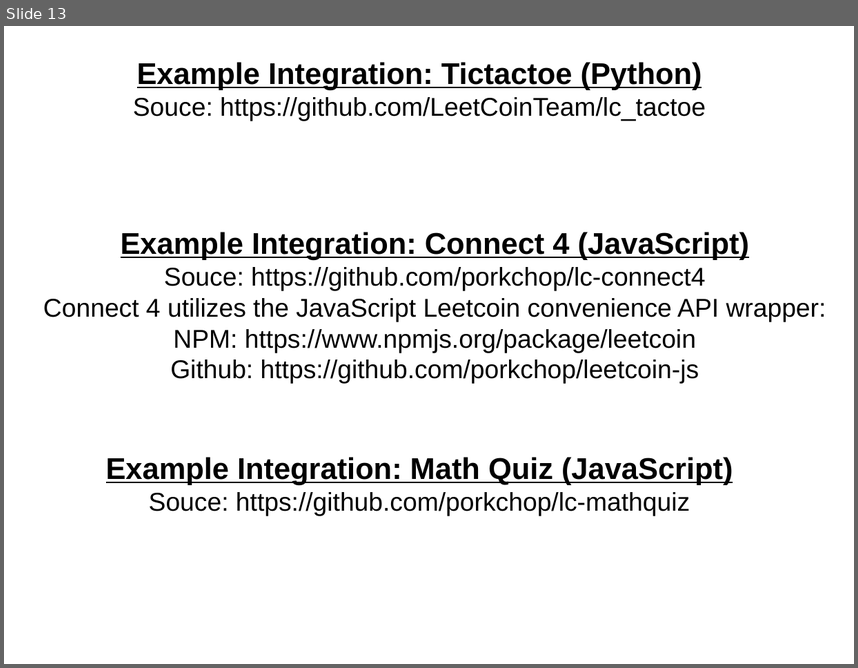
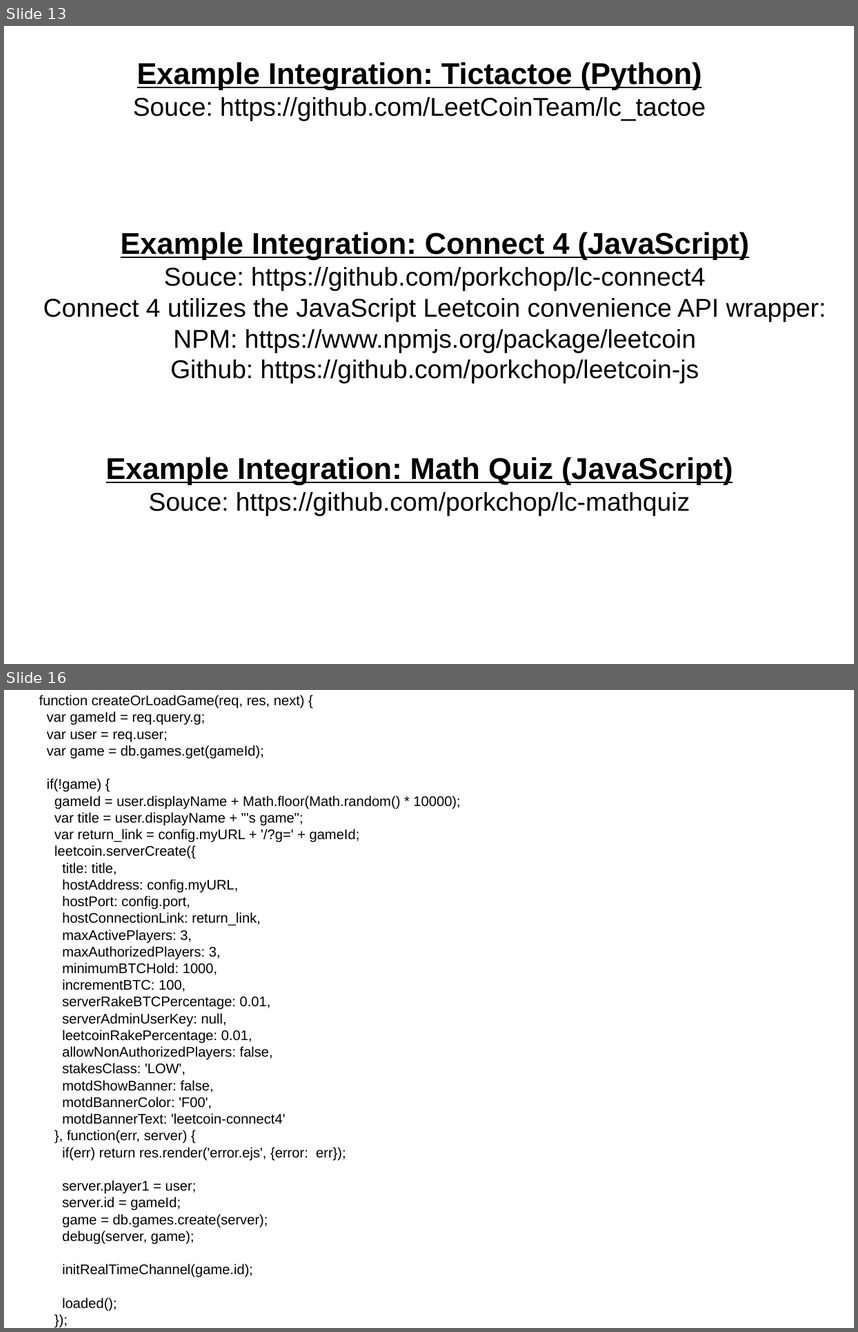
Before and after one commit to porkchop/leetcoin-api-slides, a slide deck: leetcoin-api.odp. Shown one above the other, each under a label of ours: slide 13 before the commit, slides 13 and 16 after it; the slides between them are not shown. The pictures are 858x668 and 858x1332 pixels, drawn with LibreOffice and Linux fonts; fonts in the diff are those of the drawing. Boxes give left, top, right and bottom in pixels: in the first picture for what was removed or moved away, otherwise in the second. Text is boxed around its words. In the diff, an @@ line names an element or a change of style, - is before the commit and + after.

Commit message:
Connect4 selections in appendix

```diff
--- a/leetcoin-api.odp
+++ b/leetcoin-api.odp
@@ slide 16 added at [4, 690, 854, 1328], background #FFFFFF @@
@@ text added at [39, 695, 460, 1311], 13 pt, text #000000 @@
+function createOrLoadGame(req, res, next) {
+var gameId = req.query.g;
+var user = req.user;
+var game = db.games.get(gameId);
+if(!game) {
+gameId = user.displayName + Math.floor(Math.random() * 10000);
+var title = user.displayName + "'s game";
+var return_link = config.myURL + '/?g=' + gameId;
+leetcoin.serverCreate({
+title: title,
+hostAddress: config.myURL,
+hostPort: config.port,
+hostConnectionLink: return_link,
+maxActivePlayers: 3,
+maxAuthorizedPlayers: 3,
+minimumBTCHold: 1000,
+incrementBTC: 100,
+serverRakeBTCPercentage: 0.01,
+serverAdminUserKey: null,
+leetcoinRakePercentage: 0.01,
+allowNonAuthorizedPlayers: false,
+stakesClass: 'LOW',
+motdShowBanner: false,
+motdBannerColor: 'F00',
+motdBannerText: 'leetcoin-connect4'
+}, function(err, server) {
+if(err) return res.render('error.ejs', {error: err});
+server.player1 = user;
+server.id = gameId;
+game = db.games.create(server);
+debug(server, game);
+initRealTimeChannel(game.id);
+loaded();
+});
+}
+else loaded();}
+...
```
Also in this commit, not shown: 1 slide changed, 4 other slides added.
